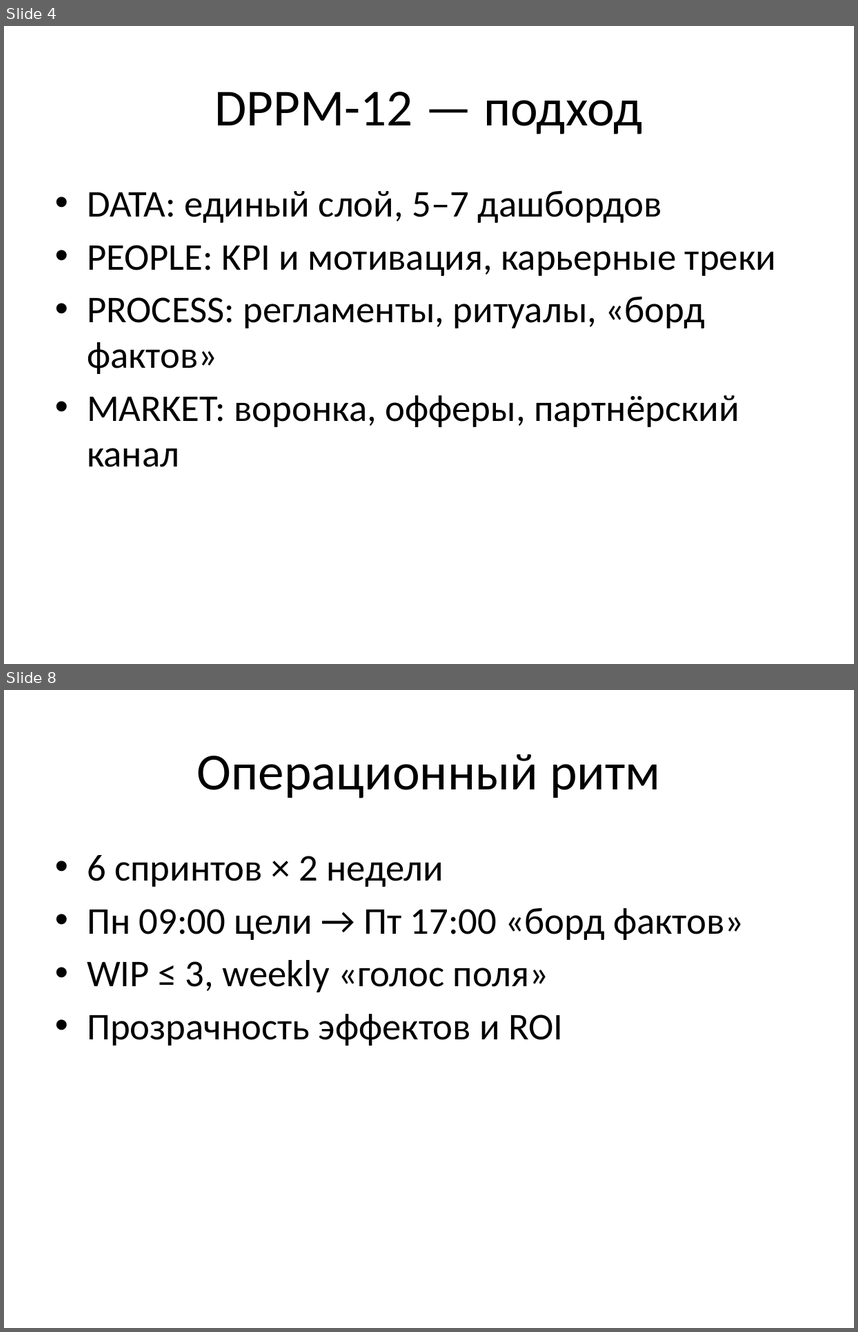
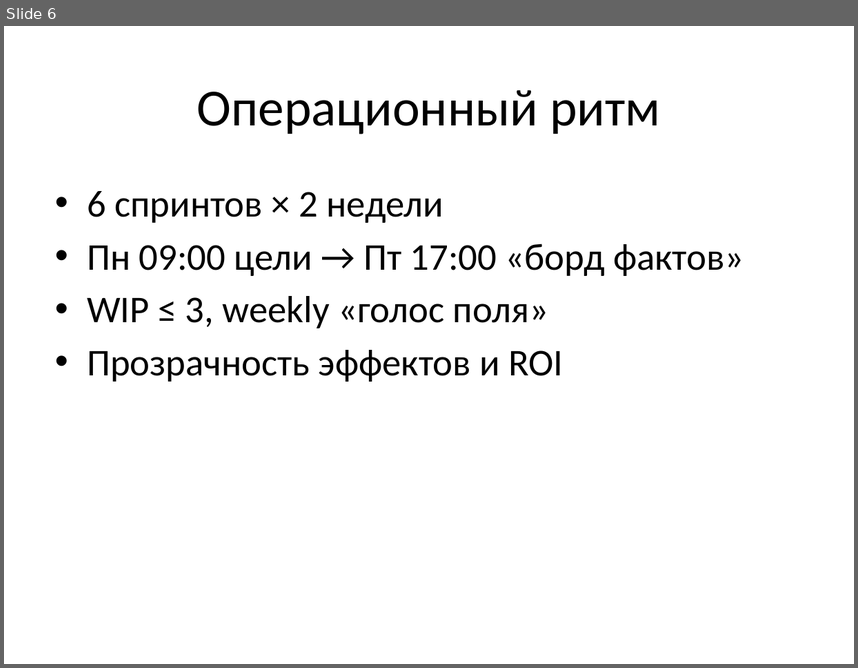
Before and after one commit to Vildia/CFG-consulting, a slide deck: downloads/CFG_PitchDeck.pptx. Shown one above the other, each under a label of ours: slides 4 and 8 before the commit, slide 6 after it; the slides between them are not shown. The pictures are 858x1332 and 858x668 pixels, drawn with LibreOffice and Linux fonts; fonts in the diff are those of the drawing. Boxes give left, top, right and bottom in pixels: in the first picture for what was removed or moved away, otherwise in the second. Text is boxed around its words. In the diff, an @@ line names an element or a change of style, - is before the commit and + after.

```diff
--- a/downloads/CFG_PitchDeck.pptx
+++ b/downloads/CFG_PitchDeck.pptx
@@ slide 4 removed at <box>4,26,854,664</box>, background #FFFFFF @@
@@ title removed at <box>214,92,642,134</box> @@
-DPPM-12 — подход
@@ text removed at <box>87,190,776,467</box> @@
-• DATA: единый слой, 5–7 дашбордов
-• PEOPLE: KPI и мотивация, карьерные треки
-• PROCESS: регламенты, ритуалы, «борд фактов»
-• MARKET: воронка, офферы, партнёрский канал
@@ what was slide 8 is now slide 6 @@
```
Also in this commit, not shown: 5 slides changed, 2 other slides removed, 5 other files.
